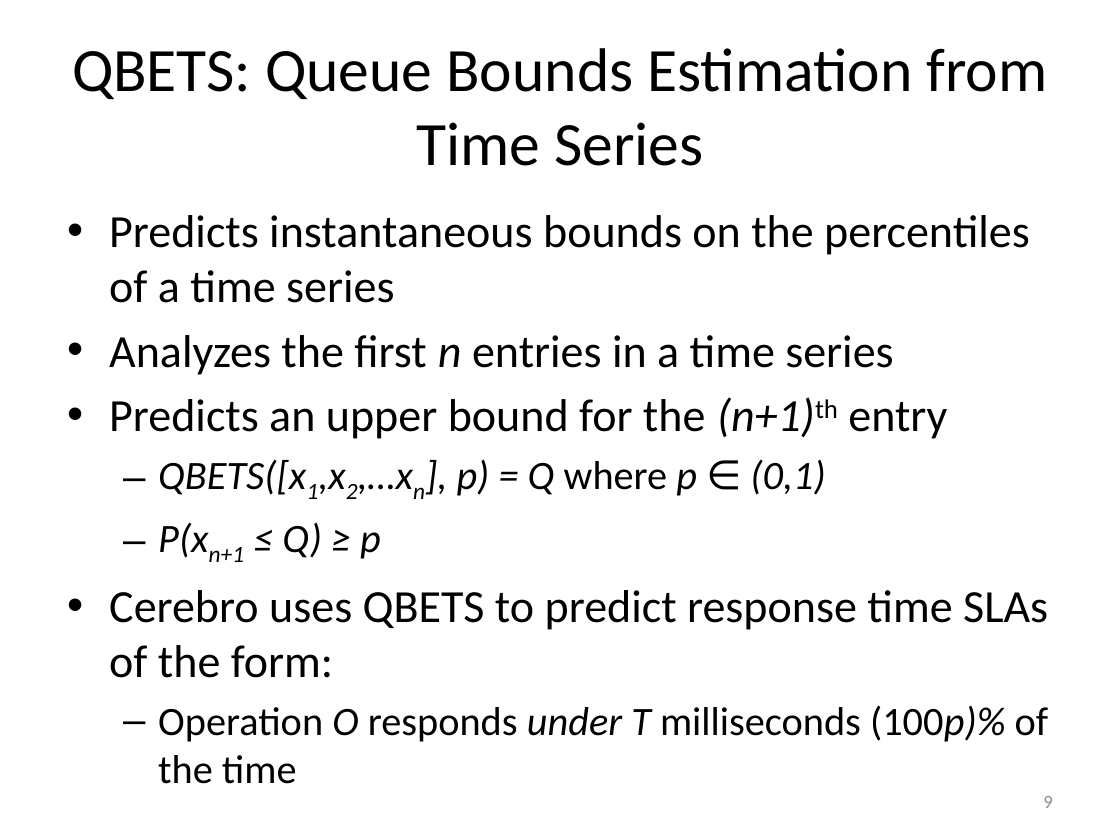
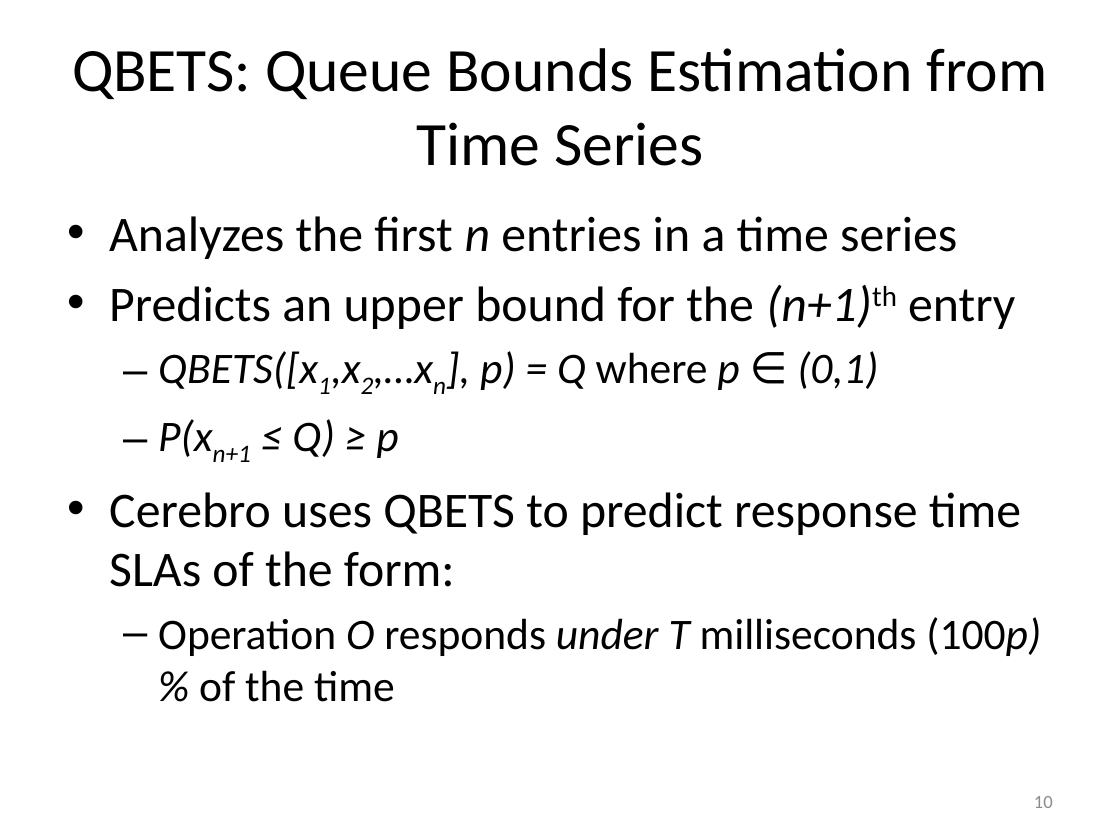
Before and after one commit to Dithn/eager-appscale, a slide deck: slide 10 of Eager/paper/socc15/cerebro_socc_presentation-v2.pptx (slide 9 before the commit). Drawn at 1120x840 pixels with LibreOffice and Linux fonts; fonts in the diff are those of the drawing. Boxes give left, top, right and bottom in pixels: in the first picture for what was removed or moved away, otherwise in the second. Text is boxed around its words. In the diff, an @@ line names an element or a change of style, - is before the commit and + after.

```diff
--- a/Eager/paper/socc15/cerebro_socc_presentation-v2.pptx
+++ b/Eager/paper/socc15/cerebro_socc_presentation-v2.pptx
@@ text "Analyzes the first n entries ..." at [109,216,1041,702]: size 29.6 to 32 pt in "Analyzes the first n entries in a ...", "Predicts an upper bound for the (n+1)th ...", "Cerebro uses QBETS to predict response time ..."; size 25.9 to 28 pt in "QBETS([x1,x2,…xn], p) = Q where p ∈ ...", "P(xn+1 ≤ Q) ≥ p", "Operation O responds under T milliseconds (100p)% ..." @@
@@ text at [109,215,1030,303]: paragraph removed @@
-• Predicts instantaneous bounds on the percentiles of a time series
@@ page number at [1034,796,1053,808]: text changed @@
-9
+10
```
Also in this commit, not shown: 5 other slides changed, 1 slide added, 1 other file.
